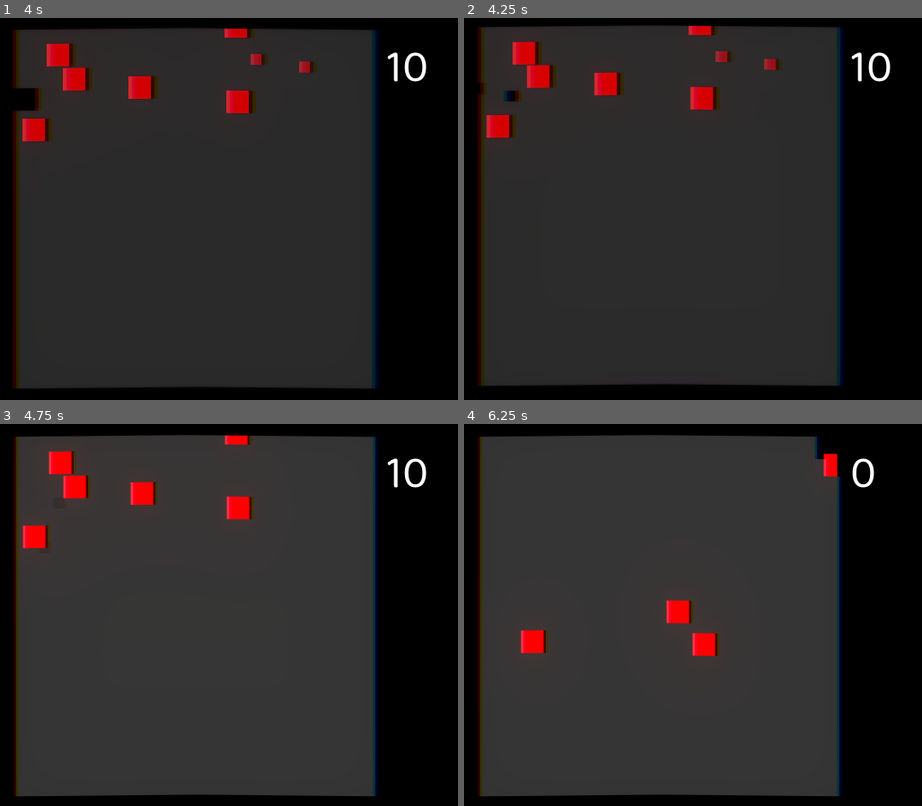
Above: before the commit, frames 1-4 (two rows, left to right).
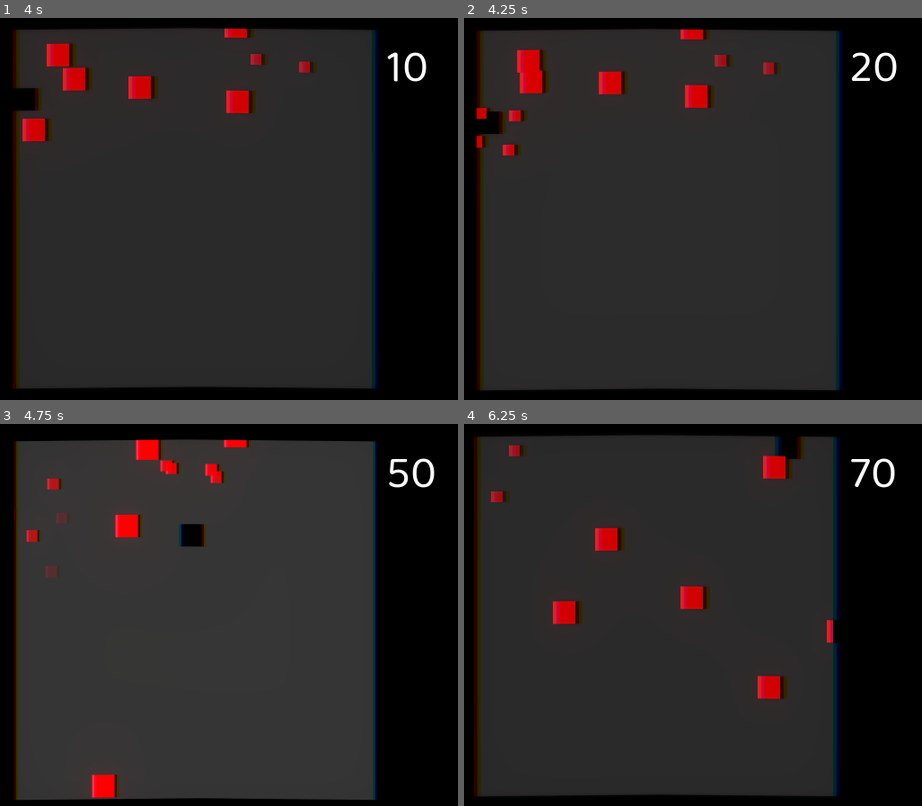
Above: after the commit, the same moments.

Repository: mariothedog/Dodge-and-Explode-
Game: Godot game, scene res://Levels/Endless Level.tscn
Same seed, same stepped clock (60 frames per second), same inputs: the game is played once before the commit and once after it. The engine's default icon, where the game draws it, is replaced by a stand-in: a white triangle on a blue panel in a dark square.
Inputs:
- Up to frame 1 (4 s): hold W (move_up) 0.53-2.03 s; tap Space (dash) every 0.75 s from 0.6 to 3.6 s; hold A (move_left) 2.03-3.53 s; hold S (move_down) from 3.53 s (still down)
- Up to frame 2 (4.25 s): keep holding S (move_down)
- Up to frame 3 (4.75 s): release S (move_down) at 4.28 s; hold D (move_right) from 4.28 s (still down); tap Space (dash) at 4.35 s
- Up to frame 4 (6.25 s): release D (move_right) at 5.03 s; hold W (move_up) 5.03-5.78 s; tap Space (dash) at 5.1, 5.85 s; hold D (move_right) from 5.78 s (still down)

Frame 1 is identical in both runs. In frame 2, 6.1% of the frame differs, in the area x 2-95%, y 1-98%; in frame 3, 5.9%; in frame 4, 7.3%, in the area x 2-95%, y 3-98%.

Commit message:
Dashing into an enemy now kills them.

Diff:
--- a/Player/Player.gd
+++ b/Player/Player.gd
@@ -73,7 +73,10 @@
 	if collision:
 		if collision.collider.name != "TileMap":
 			# Enemy
-			die()
+			if currently_dashing:
+				collision.collider.die()
+			else:
+				die()
 
 func die():
 	if not dead:
